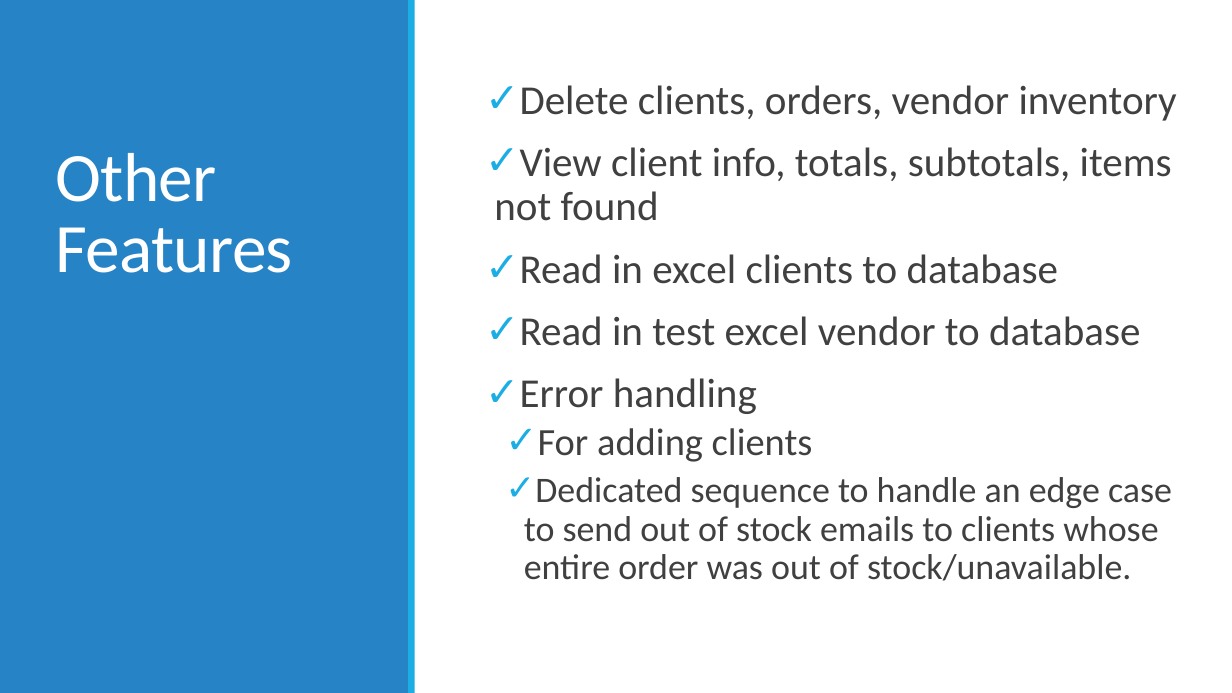
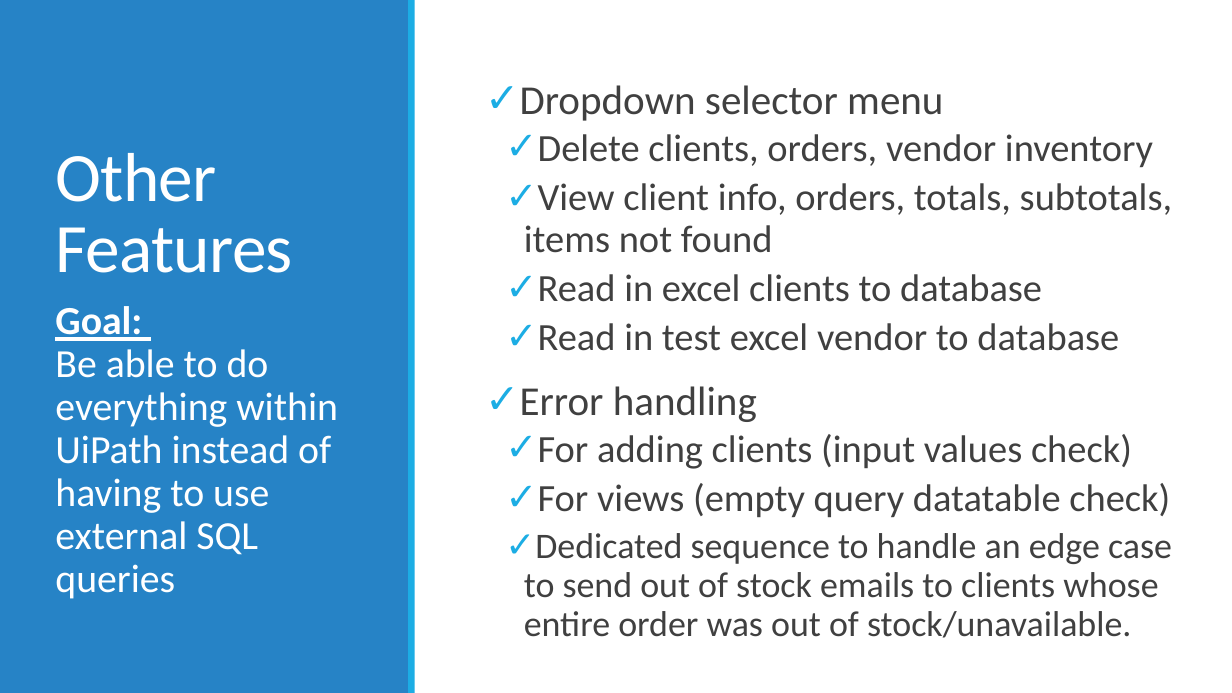
Before and after one commit to 210927-Reston-UiPath/Yu_T-P1-3NF, a slide deck: slide 11 of P1 presentation.pptx. Drawn at 1232x693 pixels with LibreOffice and Linux fonts; fonts in the diff are those of the drawing. Boxes give left, top, right and bottom in pixels: in the first picture for what was removed or moved away, otherwise in the second. Text is boxed around its words. In the diff, an @@ line names an element or a change of style, - is before the commit and + after.

Commit message:
error handling for views, ppt update, viewclientinfo, viewclientorders add

```diff
--- a/P1 presentation.pptx
+++ b/P1 presentation.pptx
@@ text at box(520, 85, 943, 121): paragraph added @@
+✓ Dropdown selector menu
@@ text at box(538, 134, 1153, 351): size 32 to 30 pt in "Delete clients, orders, vendor inventory", "Read in excel clients to database", "Read in test excel vendor to database"; list level 1 to 2 in "Delete clients, orders, vendor inventory"; list level 1 to 2 in "Read in excel clients to ..."; list level 1 to 2 in "Read in test excel vendor ..." @@
@@ text at box(524, 183, 1172, 253): text changed; size 32 to 30 pt @@
-✓ View client info, totals, subtotals, items not found
+  ✓ View client info, orders, totals, subtotals, items not found
@@ text added at box(55, 306, 338, 599), 31 pt, text #FFFFFF @@
+Goal:
+Be able to do everything within UiPath instead of having to use external SQL queries
@@ text at box(538, 434, 1170, 517): text changed @@
-  ✓ For adding clients
+  ✓ For adding clients (input values check)
+  ✓ For views (empty query datatable check)
```
Also in this commit, not shown: 4 other slides changed, 7 other files.
